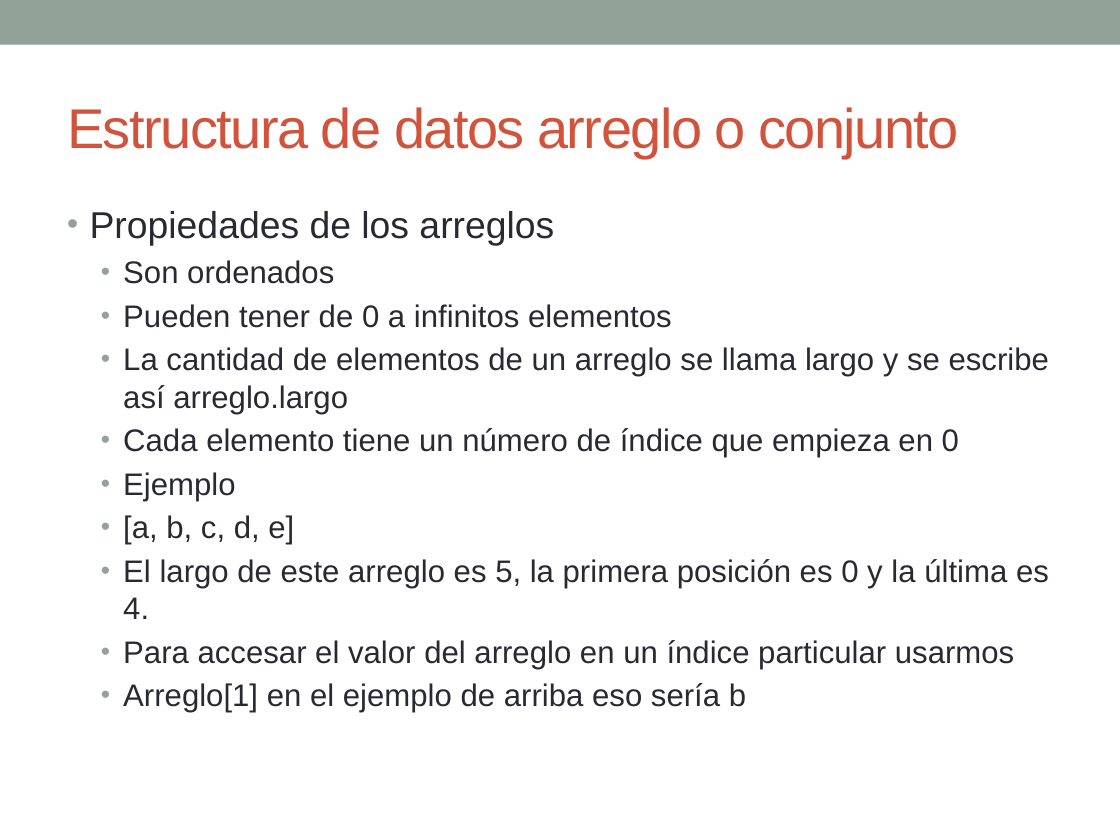
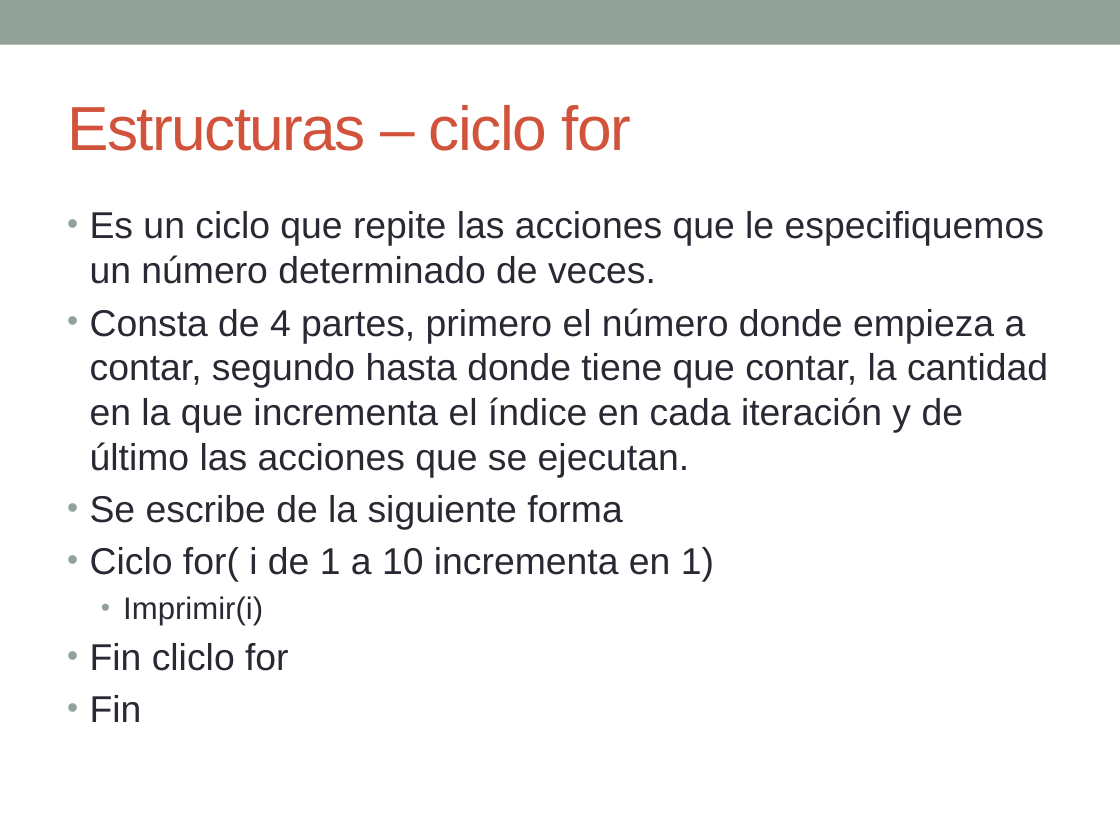
Before and after one commit to esolorzanob/UPI_Introduccion, a slide deck: slide 9 of Semana 4.pptx (slide 5 before the commit). Drawn at 1120x840 pixels with LibreOffice and Linux fonts; fonts in the diff are those of the drawing. Boxes give left, top, right and bottom in pixels: in the first picture for what was removed or moved away, otherwise in the second. Text is boxed around its words. In the diff, an @@ line names an element or a change of style, - is before the commit and + after.

```diff
--- a/Semana 4.pptx
+++ b/Semana 4.pptx
@@ title at <box>67,105,630,151</box>: text changed; size 36 to 40 pt @@
-Estructura de datos arreglo o conjunto
+Estructuras – ciclo for
@@ text at <box>90,211,1048,722</box>: text changed; size 20 to 24 pt @@
-• Propiedades de los arreglos
-  • Son ordenados
-  • Pueden tener de 0 a infinitos elementos
-  • La cantidad de elementos de un arreglo se llama largo y se escribe así arreglo.largo
-  • Cada elemento tiene un número de índice que empieza en 0
-  • Ejemplo
-  • [a, b, c, d, e]
-  • El largo de este arreglo es 5, la primera posición es 0 y la última es 4.
-  • Para accesar el valor del arreglo en un índice particular usarmos
-  • Arreglo[1] en el ejemplo de arriba eso sería b
+• Es un ciclo que repite las acciones que le especifiquemos un número determinado de veces.
+• Consta de 4 partes, primero el número donde empieza a contar, segundo hasta donde tiene que contar, la cantidad en la que incrementa el índice en cada iteración y de último las acciones que se ejecutan.
+• Se escribe de la siguiente forma
+• Ciclo for( i de 1 a 10 incrementa en 1)
+  • Imprimir(i)
+• Fin cliclo for
+• Fin
```
Also in this commit, not shown: 5 other slides changed, 8 slides added, 5 slides removed, 25 other files.
